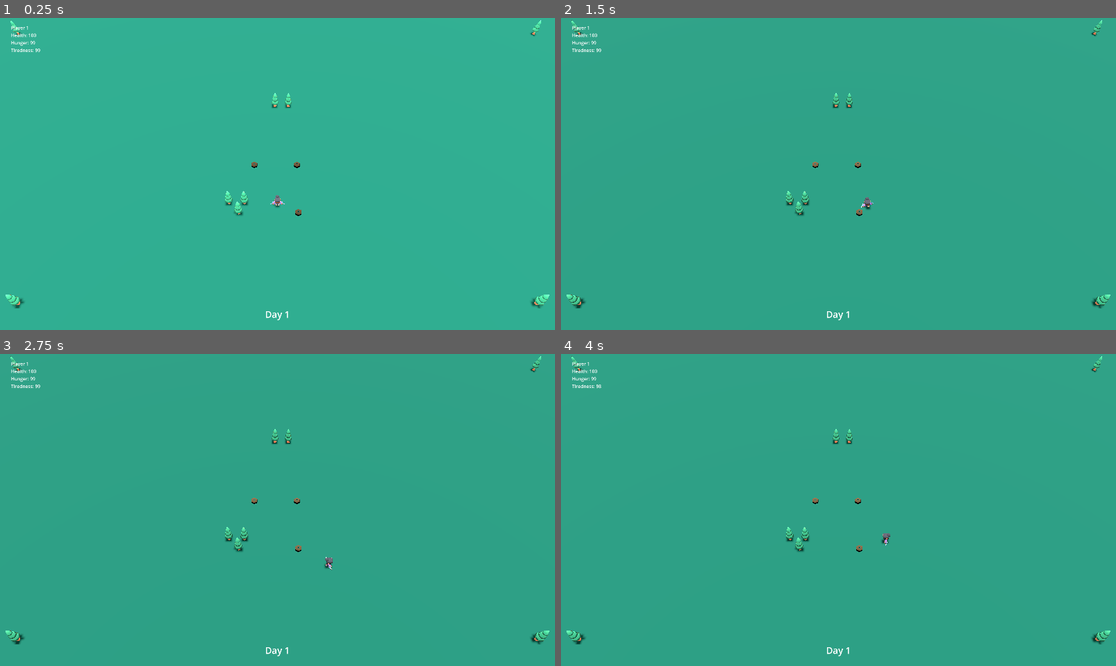
Above: before the commit, frames 1-4 (two rows, left to right).
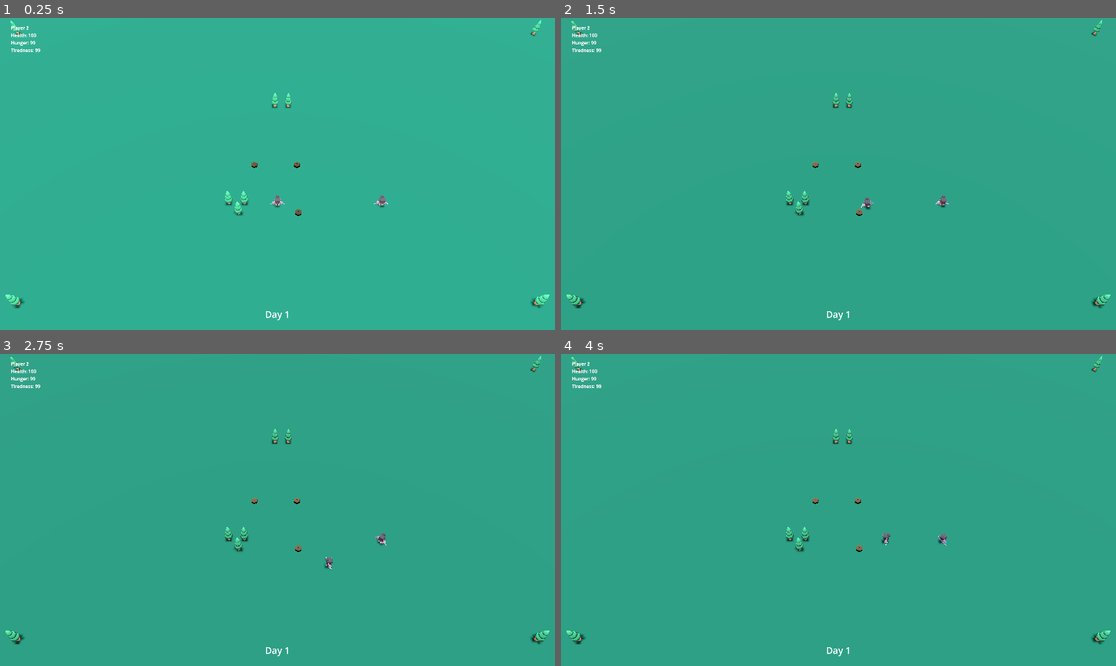
Above: after the commit, the same moments.

Repository: dp-lewis/hands-off-my-berries
Game: Godot game, scene res://levels/level-test.tscn
The game is run twice, just before and just after one commit, with the same random seed, the same clock (stepped at 60 frames per second) and the same inputs.
Inputs:
- Up to frame 1 (0.25 s): no input
- Up to frame 2 (1.5 s): tap Enter (ui_accept) at 0.5, 0.77, 1.25 s; hold Right (ui_right) 0.53-1.28 s; tap E (p2_action, bound only after the commit) at 0.6 s; tap Q (p2_build, bound only after the commit) at 0.8, 1.35 s; hold Down (ui_down) from 1.28 s (still down)
- Up to frame 3 (2.75 s): tap Enter (ui_accept) at 1.52 s; tap S (p2_down, bound only after the commit) at 1.55, 2.1 s; release Down (ui_down) at 2.03 s; hold Right (ui_right) from 2.03 s (still down); tap A (p2_left, bound only after the commit) at 2.3 s
- Up to frame 4 (4 s): release Right (ui_right) at 2.78 s; hold Up (ui_up) 2.78-3.53 s; tap A (p2_left, bound only after the commit) at 2.85 s; tap Enter (ui_accept) at 3.02, 3.77 s; tap D (p2_right, bound only after the commit) at 3.05, 3.6 s; hold Left (ui_left) from 3.53 s (still down); tap W (p2_up, bound only after the commit) at 3.8 s

The runs differ from the first frame. In frame 1, 0.1% of the frame differs, in the area x 2-70%, y 2-61%; in frame 2, 0.1%; in frame 3, 0.1%, in the area x 2-70%, y 2-62%; in frame 4, 0.1%.

Commit message:
Rename player node and add additional player instance; update player ID

Diff:
--- a/levels/level-test.tscn
+++ b/levels/level-test.tscn
@@ -39,7 +39,11 @@
 fov = 40.0
 size = 16.714
 
-[node name="Player" parent="." instance=ExtResource("1_voxel")]
+[node name="Player0" parent="." instance=ExtResource("1_voxel")]
+
+[node name="Player1" parent="." instance=ExtResource("1_voxel")]
+transform = Transform3D(1, 0, 0, 0, 1, 0, 0, 0, 1, 14.0268, 0, 0)
+player_id = 1
 
 [node name="Trees" type="Node3D" parent="."]
 
--- a/project.godot
+++ b/project.godot
@@ -20,6 +20,43 @@
 window/size/viewport_width=1920
 window/size/viewport_height=1080
 
+[editor_plugins]
+
+enabled=PackedStringArray("res://addons/gut/plugin.cfg")
+
+[input]
+
+p2_left={
+"deadzone": 0.2,
+"events": [Object(InputEventKey,"resource_local_to_scene":false,"resource_name":"","device":-1,"window_id":0,"alt_pressed":false,"shift_pressed":false,"ctrl_pressed":false,"meta_pressed":false,"pressed":false,"keycode":0,"physical_keycode":65,"key_label":0,"unicode":97,"location":0,"echo":false,"script":null)
+]
+}
+p2_right={
+"deadzone": 0.2,
+"events": [Object(InputEventKey,"resource_local_to_scene":false,"resource_name":"","device":-1,"window_id":0,"alt_pressed":false,"shift_pressed":false,"ctrl_pressed":false,"meta_pressed":false,"pressed":false,"keycode":0,"physical_keycode":68,"key_label":0,"unicode":100,"location":0,"echo":false,"script":null)
+]
+}
+p2_up={
+"deadzone": 0.2,
+"events": [Object(InputEventKey,"resource_local_to_scene":false,"resource_name":"","device":-1,"window_id":0,"alt_pressed":false,"shift_pressed":false,"ctrl_pressed":false,"meta_pressed":false,"pressed":false,"keycode":0,"physical_keycode":87,"key_label":0,"unicode":119,"location":0,"echo":false,"script":null)
+]
+}
+p2_down={
+"deadzone": 0.2,
+"events": [Object(InputEventKey,"resource_local_to_scene":false,"resource_name":"","device":-1,"window_id":0,"alt_pressed":false,"shift_pressed":false,"ctrl_pressed":false,"meta_pressed":false,"pressed":false,"keycode":0,"physical_keycode":83,"key_label":0,"unicode":115,"location":0,"echo":false,"script":null)
+]
+}
+p2_action={
+"deadzone": 0.2,
+"events": [Object(InputEventKey,"resource_local_to_scene":false,"resource_name":"","device":-1,"window_id":0,"alt_pressed":false,"shift_pressed":false,"ctrl_pressed":false,"meta_pressed":false,"pressed":false,"keycode":0,"physical_keycode":69,"key_label":0,"unicode":101,"location":0,"echo":false,"script":null)
+]
+}
+p2_build={
+"deadzone": 0.2,
+"events": [Object(InputEventKey,"resource_local_to_scene":false,"resource_name":"","device":-1,"window_id":0,"alt_pressed":false,"shift_pressed":false,"ctrl_pressed":false,"meta_pressed":false,"pressed":false,"keycode":0,"physical_keycode":81,"key_label":0,"unicode":113,"location":0,"echo":false,"script":null)
+]
+}
+
 [rendering]
 
 renderer/rendering_method="gl_compatibility"
